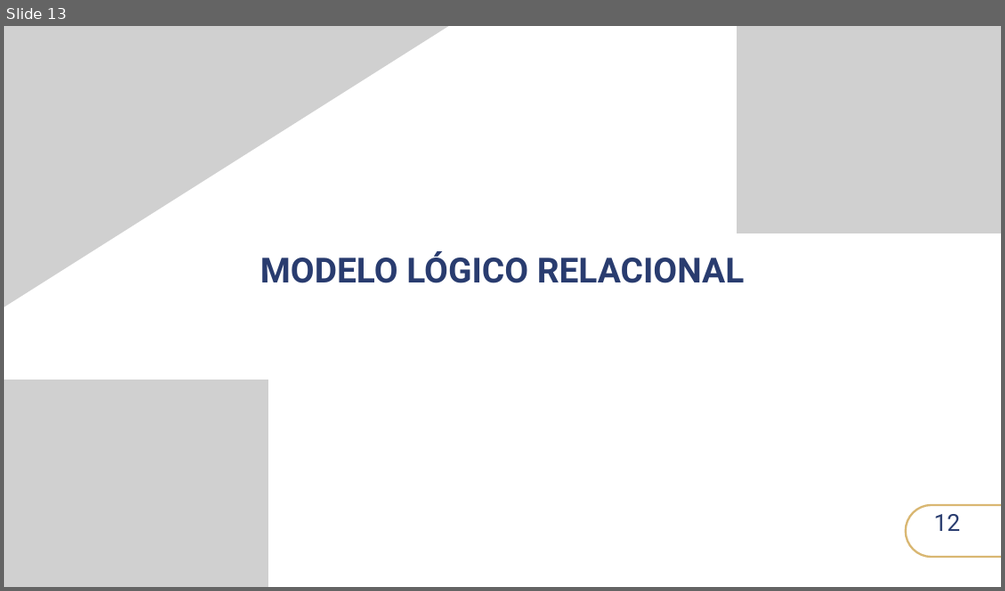
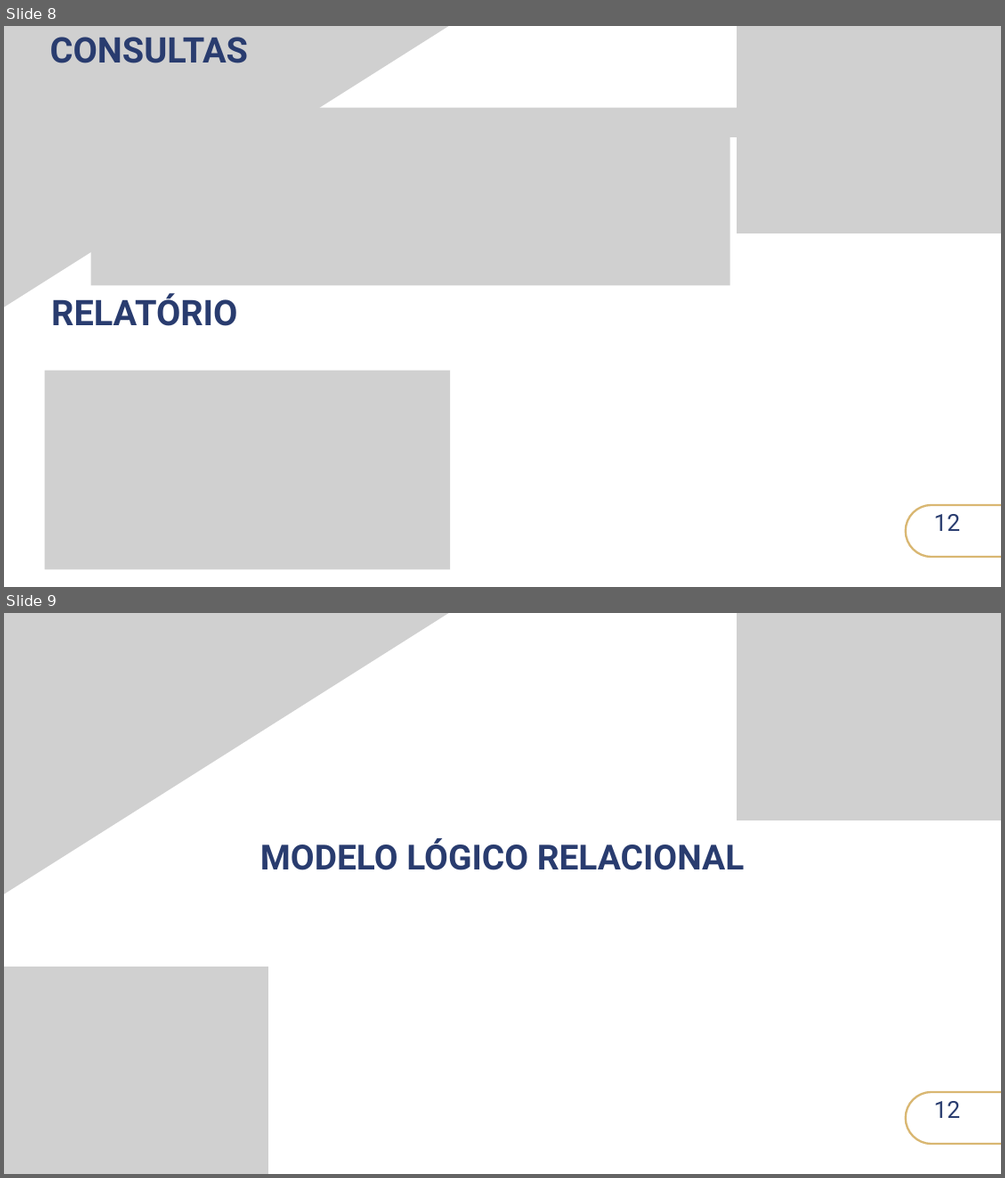
Before and after one commit to sophia-moura/destrava-projeto, a slide deck: Destrava banco de dados.pptx. Shown one above the other, each under a label of ours: slide 13 before the commit, slides 8 and 9 after it. The pictures are 1005x591 and 1005x1178 pixels, drawn with LibreOffice and Linux fonts; fonts in the diff are those of the drawing; grey boxes stand for pictures; background and template pictures are left out. Boxes give left, top, right and bottom in pixels: in the first picture for what was removed or moved away, otherwise in the second. Text is boxed around its words. In the diff, an @@ line names an element or a change of style, - is before the commit and + after.

```diff
--- a/Destrava banco de dados.pptx
+++ b/Destrava banco de dados.pptx
@@ slide 8 added at bbox=[4, 26, 1001, 587], background #FFFFFF @@
@@ picture added at bbox=[4, 26, 450, 316] @@
@@ text added at bbox=[50, 37, 249, 63], 51 pt, text gradient #1C253F to #293C6F to #555F7D to #222E51, bold @@
+CONSULTAS
@@ picture added at bbox=[736, 26, 1001, 233] @@
@@ picture added at bbox=[90, 108, 736, 137] @@
@@ picture added at bbox=[90, 137, 729, 286] @@
@@ text added at bbox=[51, 293, 237, 326], 51 pt, text gradient #1C253F to #293C6F to #555F7D to #222E51, bold @@
+RELATÓRIO
@@ picture added at bbox=[45, 370, 450, 569] @@
@@ freeform shape added at bbox=[905, 505, 1001, 556], outline #F6E7AD 3 pt @@
@@ text added at bbox=[934, 514, 961, 531], 34 pt, text gradient #1C253F to #293C6F to #555F7D to #222E51 @@
+12
@@ what was slide 13 is now slide 9 @@
```
Also in this commit, not shown: 2 slides changed, 4 other slides added, 11 slides removed.
